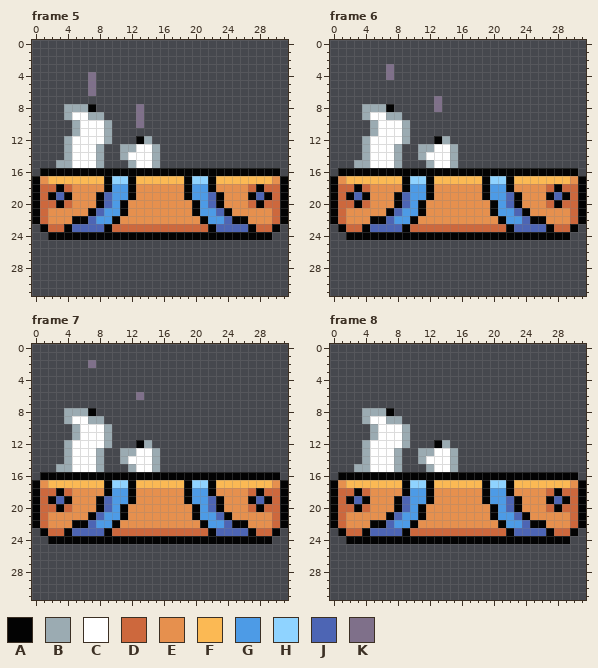
Two states of a pixel-art file, graphics/falling_platform_thin.aseprite. The picture above was drawn from the file before the commit.
32x32 pixels, 8 frames. Shown: frame 5, frame 6, frame 7, frame 8. The commit also changed other frames, which this record leaves out.
Palette (. is transparent): A #030303  B #9babb2  C #ffffff  D #cd683d  E #e6904e  F #fbb954  G #4d9be6  H #8fd3ff  J #4d65b4  K #7f708a
The same view after the edit:
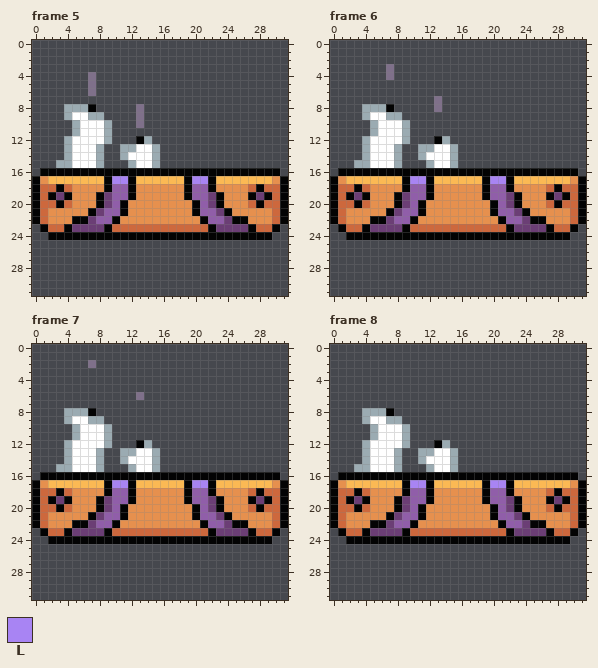
Colours new in this view: L #a884f3
The edit:
colour G: #4d9be6 -> #905ea9
colour J: #4d65b4 -> #6b3e75
Changed rows in their new state; - is a pixel that keeps its letter.
Frame 5:
first column x 10:
17 LL--------LL
Frame 6: the same change as frame 5
Frame 7: the same change as frame 5
Frame 8: the same change as frame 5
Where, in picture pixels (left, top, right, bottom), the same in both pictures:
changed: (56, 176, 128, 232)
changed: (192, 176, 264, 232)
changed: (354, 176, 426, 232)
changed: (490, 176, 562, 232)
changed: (56, 480, 128, 536)
changed: (192, 480, 264, 536)
changed: (354, 480, 426, 536)
changed: (490, 480, 562, 536)
